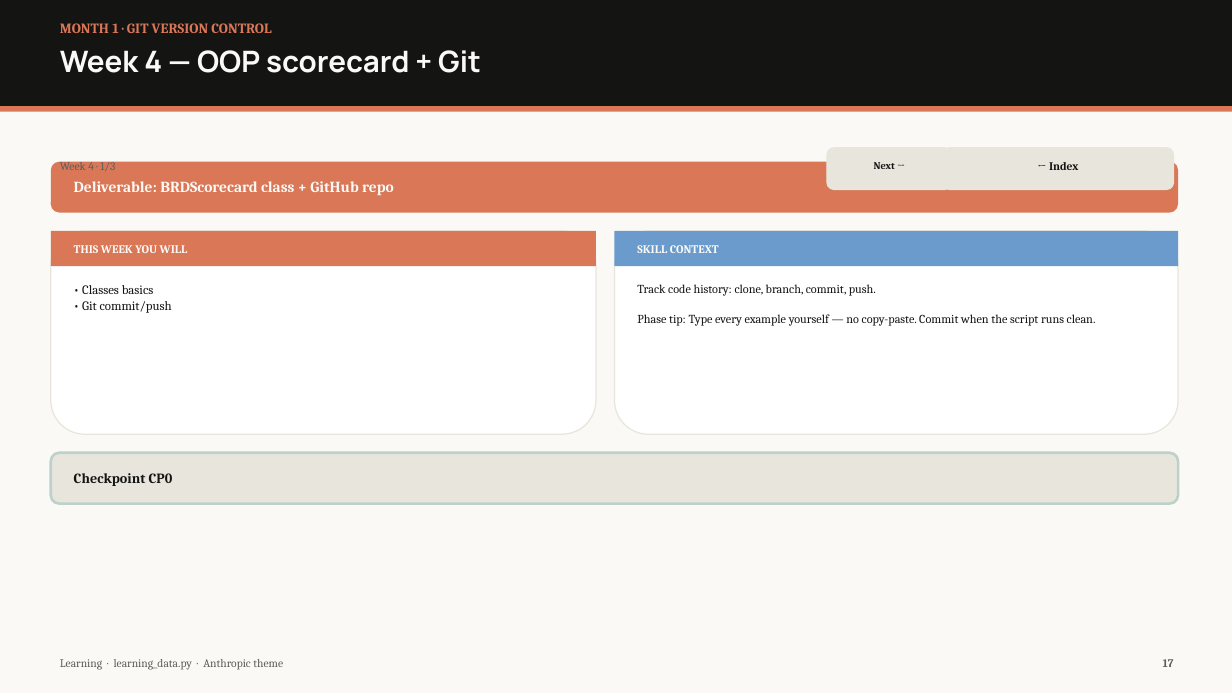
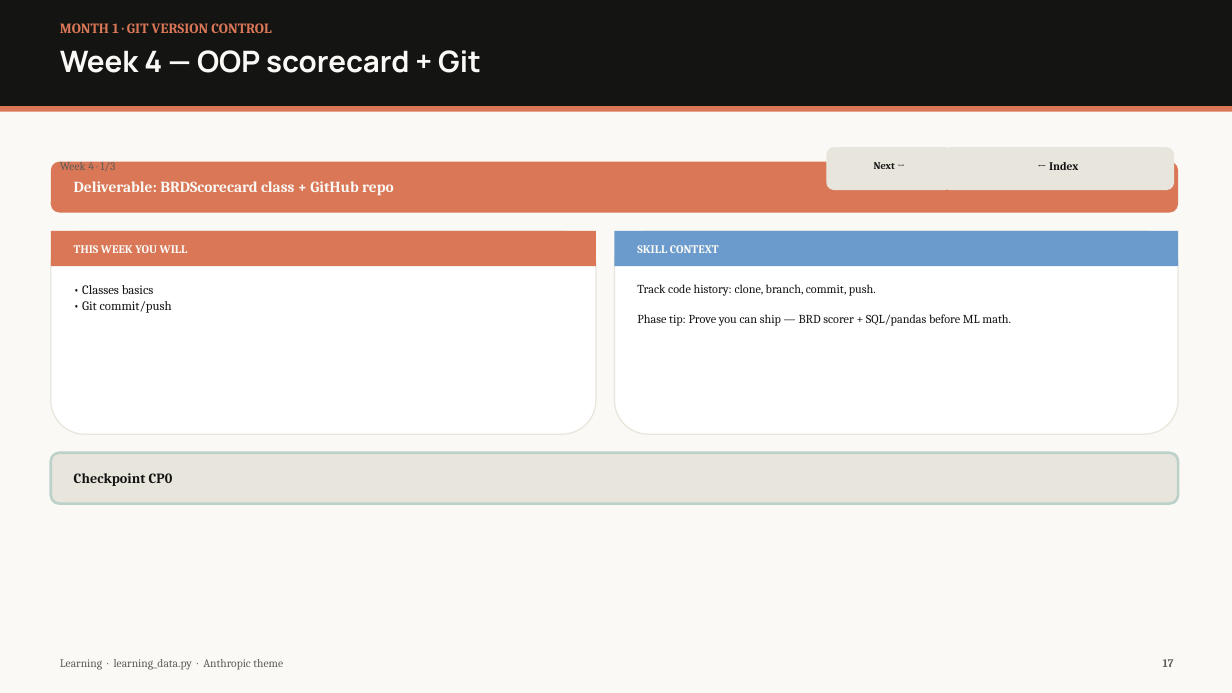
Before and after one commit to taiphan/learning, a slide deck: slide 17 of apps/learning/decks/Learning-Master-Slides.pptx. Drawn at 1232x693 pixels with LibreOffice and Linux fonts; fonts in the diff are those of the drawing. Boxes give left, top, right and bottom in pixels: in the first picture for what was removed or moved away, otherwise in the second. Text is boxed around its words. In the diff, an @@ line names an element or a change of style, - is before the commit and + after.

```diff
--- a/apps/learning/decks/Learning-Master-Slides.pptx
+++ b/apps/learning/decks/Learning-Master-Slides.pptx
@@ text at [637, 284, 1011, 326]: text changed @@
-Track code history: clone, branch, commit, push.
-Phase tip: Type every example yourself — no copy-paste. Commit when the script runs clean.
+Track code history: clone, branch, commit, push.
+Phase tip: Prove you can ship — BRD scorer + SQL/pandas before ML math.
```
Also in this commit, not shown: 88 other slides changed, 21 other files.
